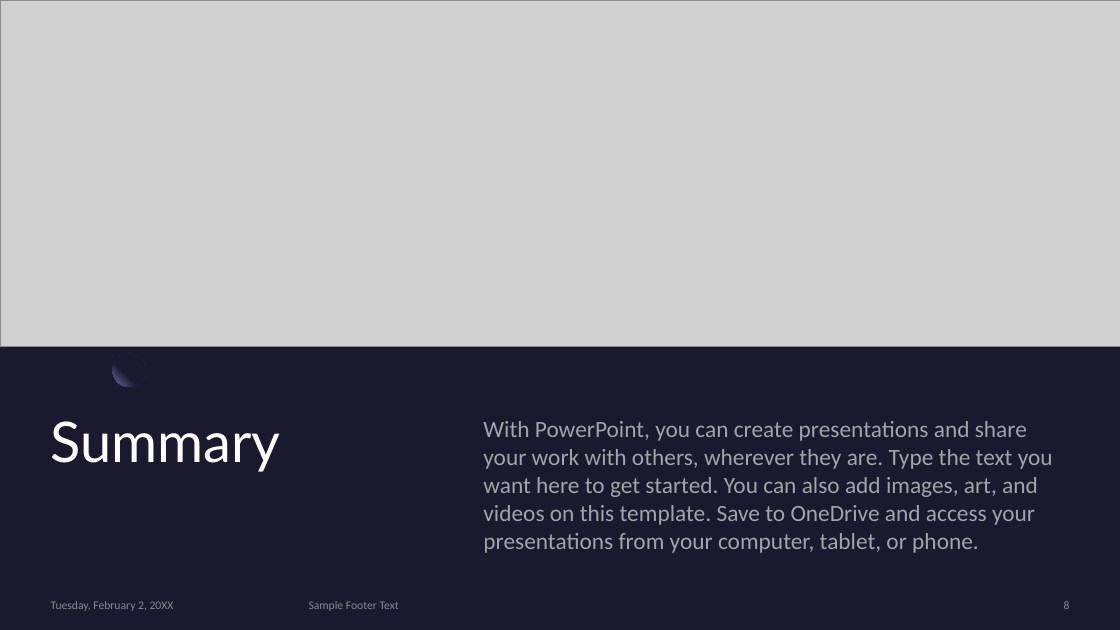
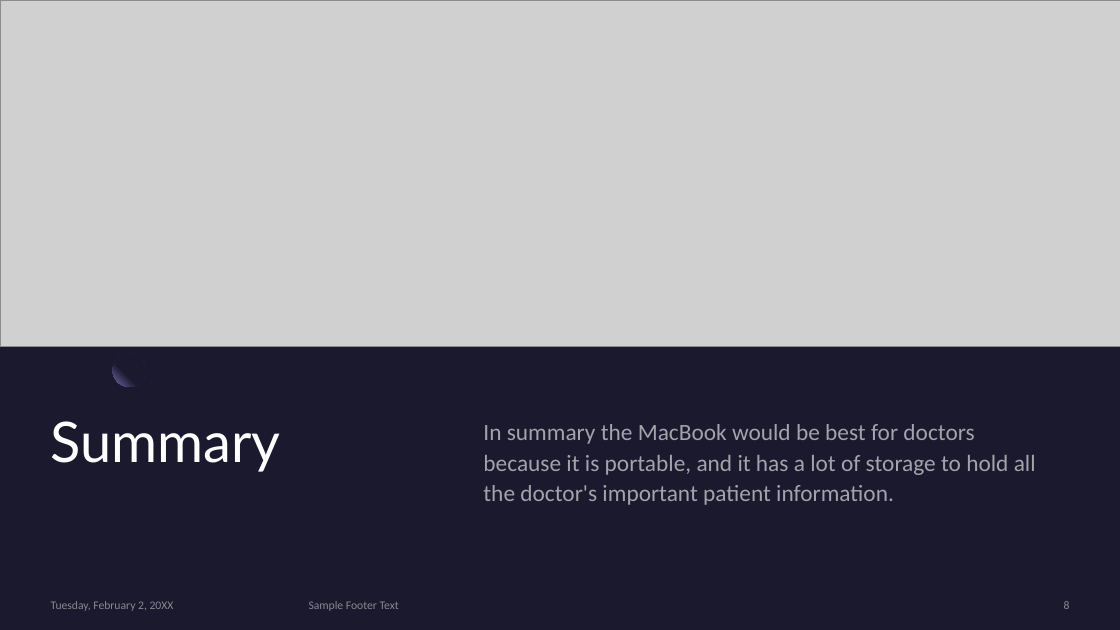
Before and after one commit to Digital-Tech-KKHS/10dtc-computer-hardware-Hannah1728, a slide deck: slide 8 of Presentation Template.pptx. Drawn at 1120x630 pixels with LibreOffice and Linux fonts; fonts in the diff are those of the drawing; grey boxes stand for pictures. Boxes give left, top, right and bottom in pixels: in the first picture for what was removed or moved away, otherwise in the second. Text is boxed around its words. In the diff, an @@ line names an element or a change of style, - is before the commit and + after.

```diff
--- a/Presentation Template.pptx
+++ b/Presentation Template.pptx
@@ text at [483, 424, 1036, 505]: text changed @@
-With PowerPoint, you can create presentations and share your work with others, wherever they are. Type the text you want here to get started. You can also add images, art, and videos on this template. Save to OneDrive and access your presentations from your computer, tablet, or phone.
+In summary the MacBook would be best for doctors because it is portable, and it has a lot of storage to hold all the doctor's important patient information.
```
Also in this commit, not shown: 8 other slides changed.
